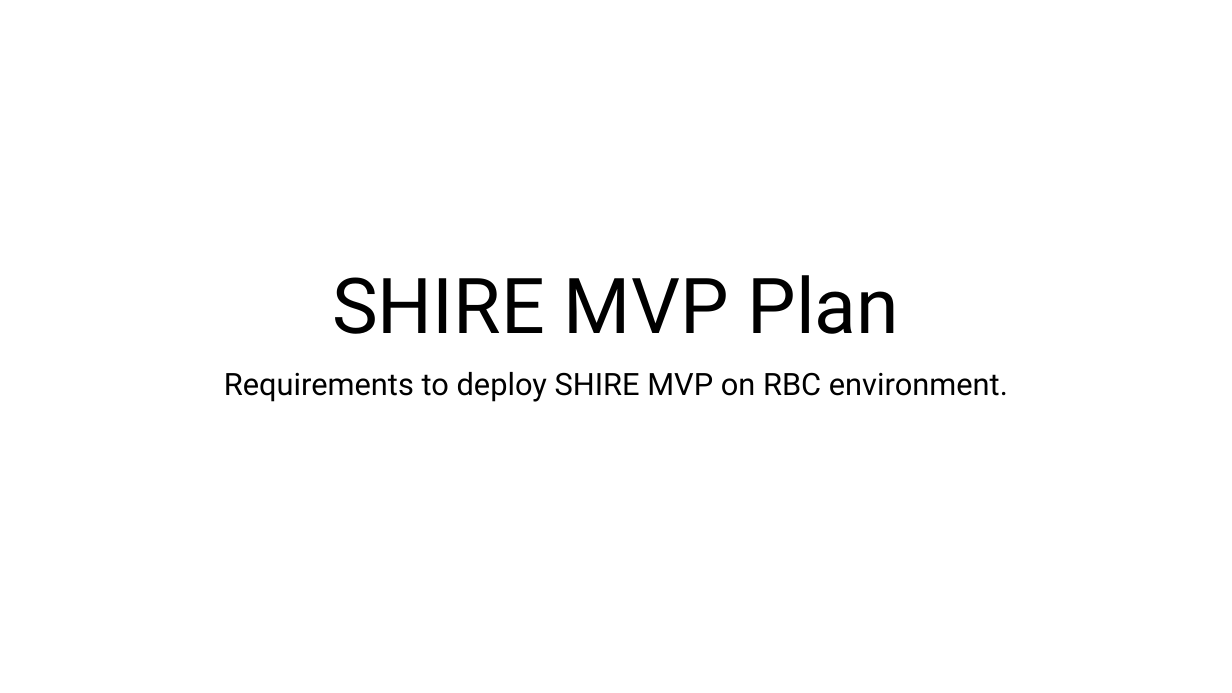
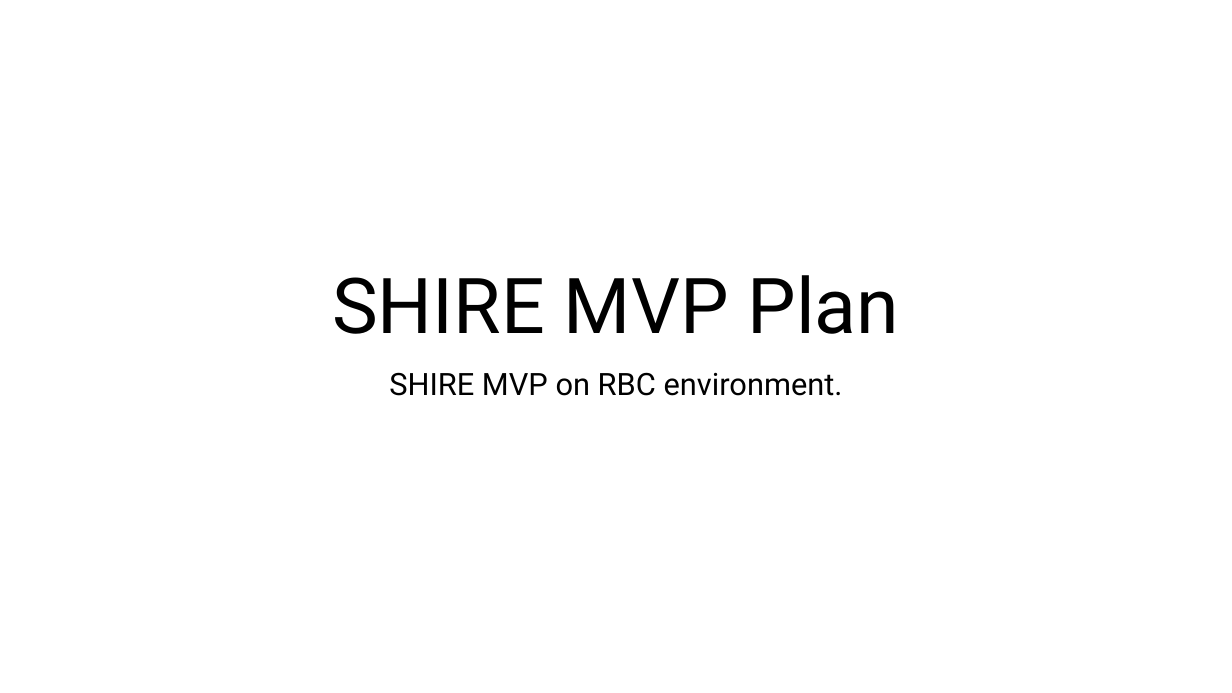
Before and after one commit to NotYeshwanthReddy/agentic_cve_patcher, a slide deck: slide 1 of docs/SHIRE MVP Plan.pptx. Drawn at 1232x693 pixels with LibreOffice and Linux fonts; fonts in the diff are those of the drawing. Boxes give left, top, right and bottom in pixels: in the first picture for what was removed or moved away, otherwise in the second. Text is boxed around its words. In the diff, an @@ line names an element or a change of style, - is before the commit and + after.

Commit message:
modifies MVP plan with timeline

```diff
--- a/docs/SHIRE MVP Plan.pptx
+++ b/docs/SHIRE MVP Plan.pptx
@@ subtitle at (389, 372, 843, 396): text changed @@
-Requirements to deploy SHIRE MVP on RBC environment.
+SHIRE MVP on RBC environment.
```
Also in this commit, not shown: 4 other slides changed, 4 slides added.
